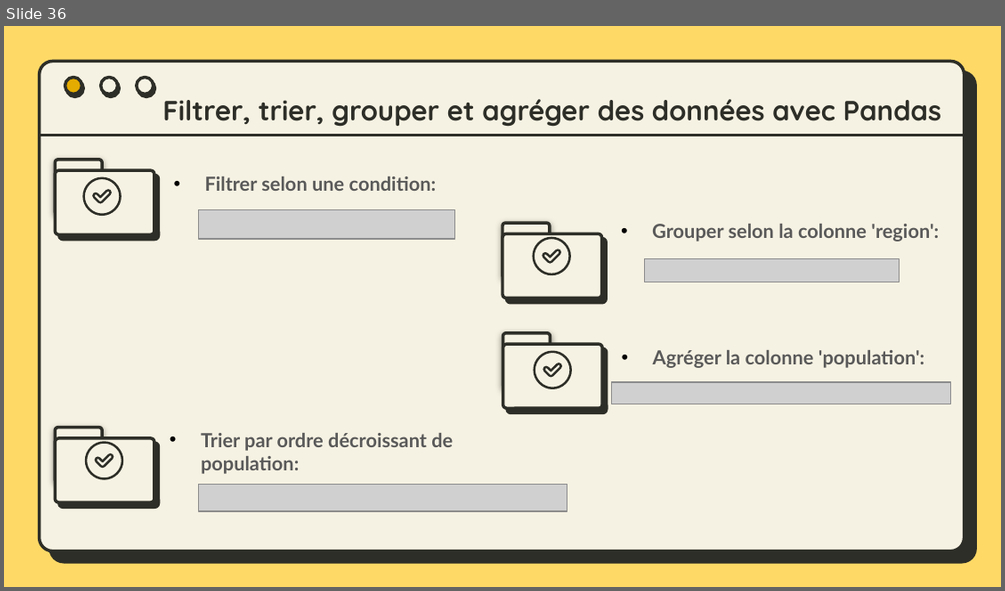
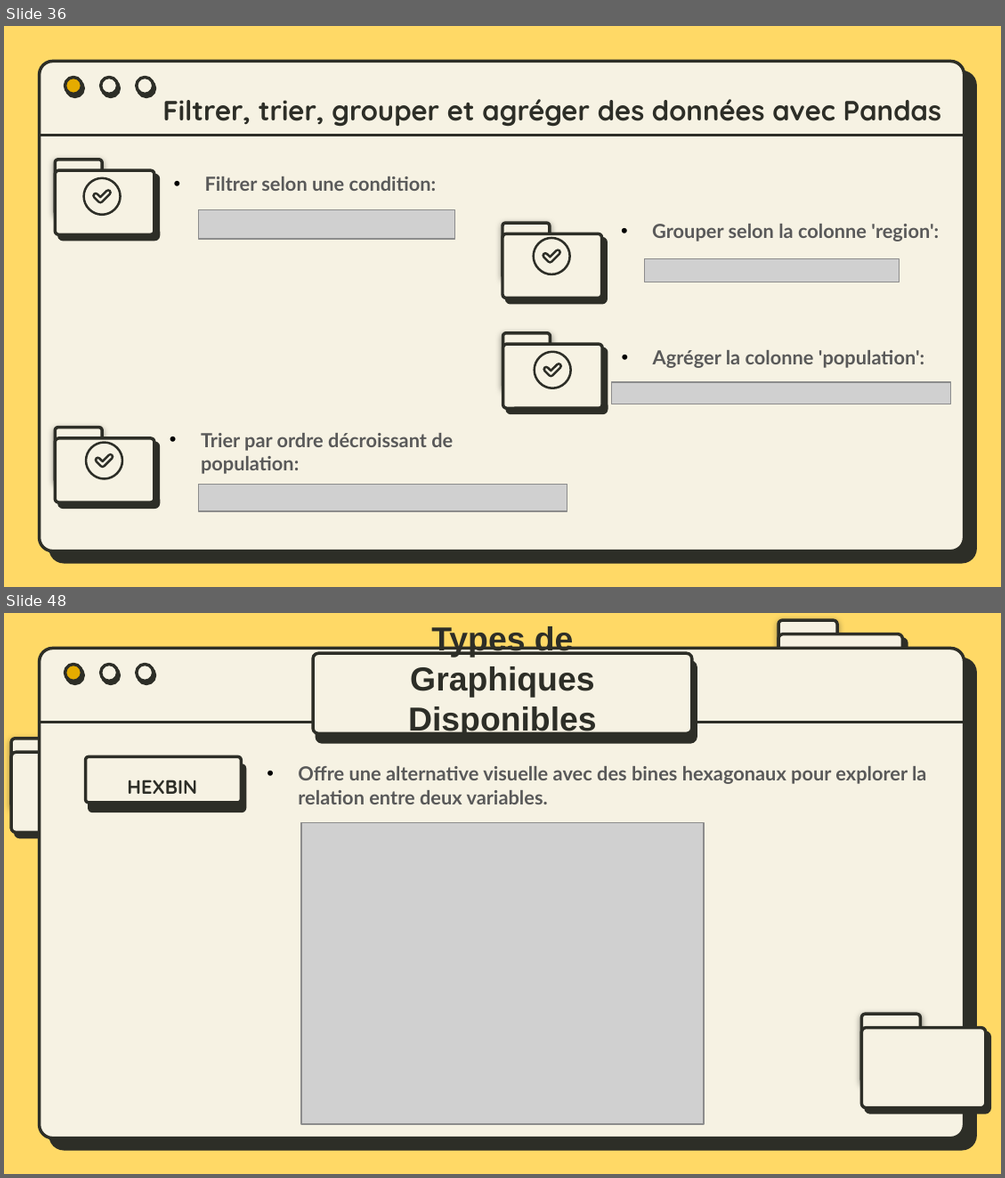
Before and after one commit to bydevmar/Master_MASD_FPO, a slide deck: SEMESTER 1/Modélisation avec Python/M- Pandas/Presentation/Pandas.pptx. Shown one above the other, each under a label of ours: slide 36 before the commit, slides 36 and 48 after it; the slides between them are not shown. The pictures are 1005x591 and 1005x1178 pixels, drawn with LibreOffice and Linux fonts; fonts in the diff are those of the drawing; grey boxes stand for pictures. Boxes give left, top, right and bottom in pixels: in the first picture for what was removed or moved away, otherwise in the second. Text is boxed around its words. In the diff, an @@ line names an element or a change of style, - is before the commit and + after.

```diff
--- a/SEMESTER 1/Modélisation avec Python/M- Pandas/Presentation/Pandas.pptx
+++ b/SEMESTER 1/Modélisation avec Python/M- Pandas/Presentation/Pandas.pptx
@@ slide 48 added at [4, 613, 1001, 1174], background #FFD966; not listed: 5 template elements that a slide beside it also shows @@
@@ text added at [408, 626, 596, 738], 24 pt, text #2D2E27, bold @@
+Types de Graphiques Disponibles
@@ rounded rectangle added at [778, 620, 837, 689], fill #F6F2E3, outline #2D2E27 2.25 pt @@
@@ rounded rectangle added at [778, 634, 902, 714], fill #F6F2E3, outline #2D2E27 2.25 pt @@
@@ rounded rectangle added at [313, 653, 692, 732], fill #F6F2E3, outline #2D2E27 2.25 pt @@
@@ rounded rectangle added at [11, 738, 70, 807], fill #F6F2E3, outline #2D2E27 2.25 pt @@
@@ rounded rectangle added at [11, 753, 135, 832], fill #F6F2E3, outline #2D2E27 2.25 pt @@
@@ rounded rectangle added at [86, 756, 242, 803], fill #F6F2E3, outline #2D2E27 2.25 pt @@
@@ text added at [298, 766, 926, 804], 14 pt, text #595959, bold @@
+    • Offre une alternative visuelle avec des bines hexagonaux pour explorer la relation entre deux variables.
@@ text added at [127, 779, 197, 794], 14 pt, text #2D2E27, bold @@
+HEXBIN
@@ picture added at [301, 822, 703, 1125] @@
@@ rounded rectangle added at [861, 1013, 920, 1083], fill #F6F2E3, outline #2D2E27 2.25 pt @@
@@ rounded rectangle added at [861, 1028, 985, 1108], fill #F6F2E3, outline #2D2E27 2.25 pt @@
```
Also in this commit, not shown: 1 slide changed, 11 other slides added, 1 other file.
